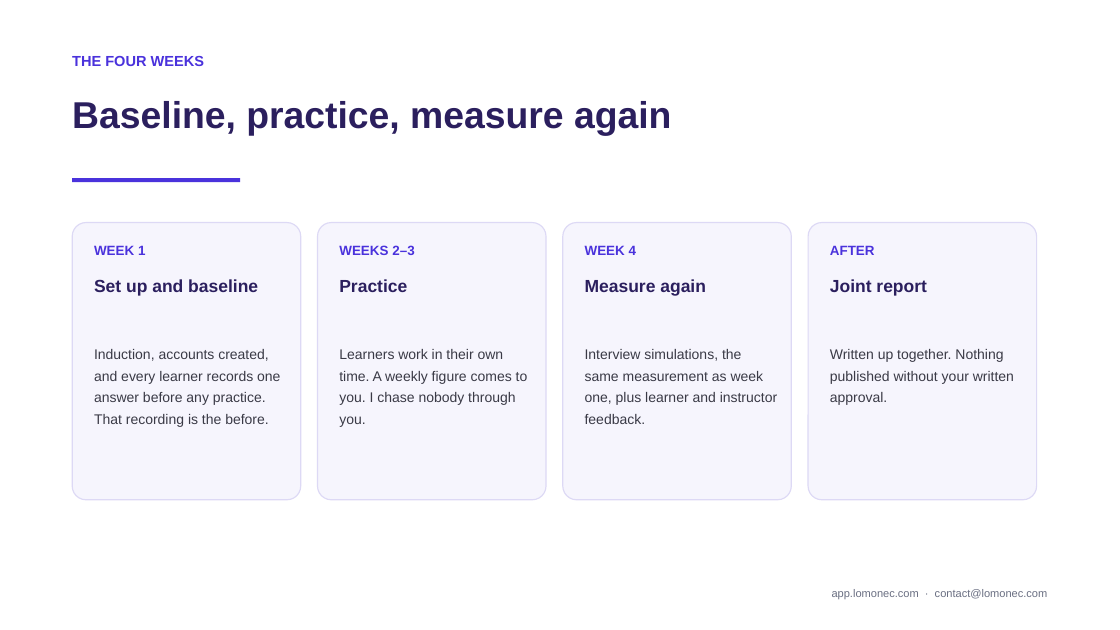
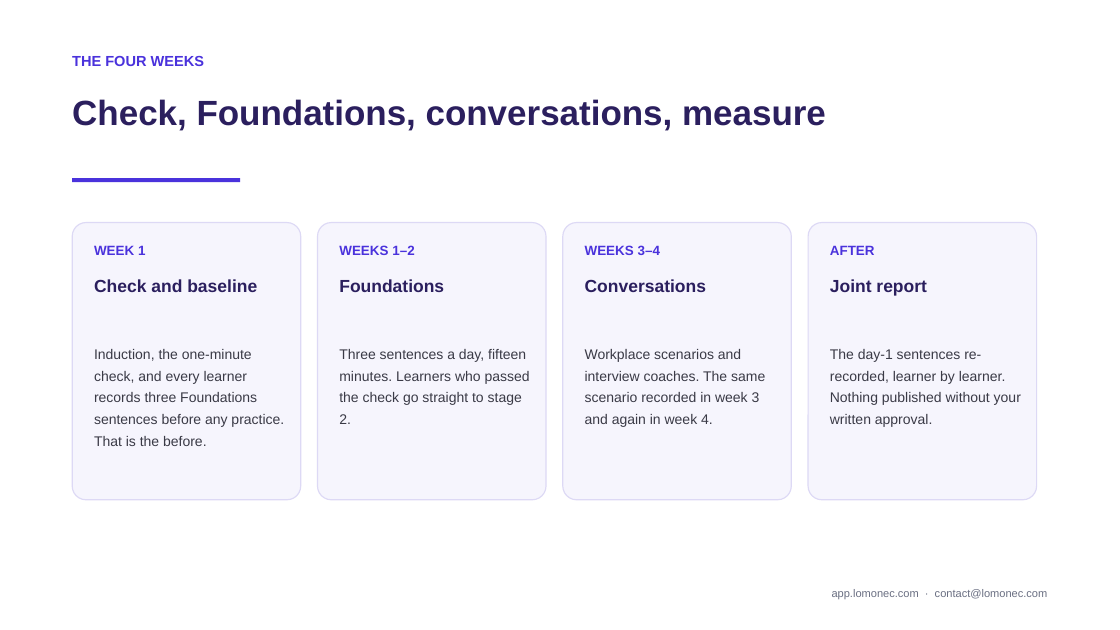
Before and after one commit to salomon1010/Business-English, a slide deck: slide 14 of marketing/partnership/Petrocertif-Pilot-Presentation.pptx. Drawn at 1120x630 pixels with LibreOffice and Linux fonts; fonts in the diff are those of the drawing; background and template pictures are left out. Boxes give left, top, right and bottom in pixels: in the first picture for what was removed or moved away, otherwise in the second. Text is boxed around its words. In the diff, an @@ line names an element or a change of style, - is before the commit and + after.

```diff
--- a/marketing/partnership/Petrocertif-Pilot-Presentation.pptx
+++ b/marketing/partnership/Petrocertif-Pilot-Presentation.pptx
@@ text at (72, 99, 826, 131): text changed; size 32 to 30 pt @@
-Baseline, practice, measure again
+Check, Foundations, conversations, measure
@@ text at (339, 245, 414, 255): text changed @@
-WEEKS 2–3
+WEEKS 1–2
@@ text at (585, 245, 660, 255): text changed @@
-WEEK 4
+WEEKS 3–4
@@ text at (94, 279, 257, 292): text changed @@
-Set up and baseline
+Check and baseline
@@ text at (339, 279, 444, 292): text changed @@
-Practice
+Foundations
@@ text at (585, 279, 706, 292): text changed @@
-Measure again
+Conversations
@@ text at (94, 349, 284, 446): text changed @@
-Induction, accounts created, and every learner records one answer before any practice. That recording is the before.
+Induction, the one-minute check, and every learner records three Foundations sentences before any practice. That is the before.
@@ text at (339, 349, 530, 424): text changed @@
-Learners work in their own time. A weekly figure comes to you. I chase nobody through you.
+Three sentences a day, fifteen minutes. Learners who passed the check go straight to stage 2.
@@ text at (585, 349, 765, 427): text changed @@
-Interview simulations, the same measurement as week one, plus learner and instructor feedback.
+Workplace scenarios and interview coaches. The same scenario recorded in week 3 and again in week 4.
@@ text at (830, 349, 1021, 427): text changed @@
-Written up together. Nothing published without your written approval.
+The day-1 sentences re-recorded, learner by learner. Nothing published without your written approval.
```
Also in this commit, not shown: 2 other slides changed, 14 other files.
